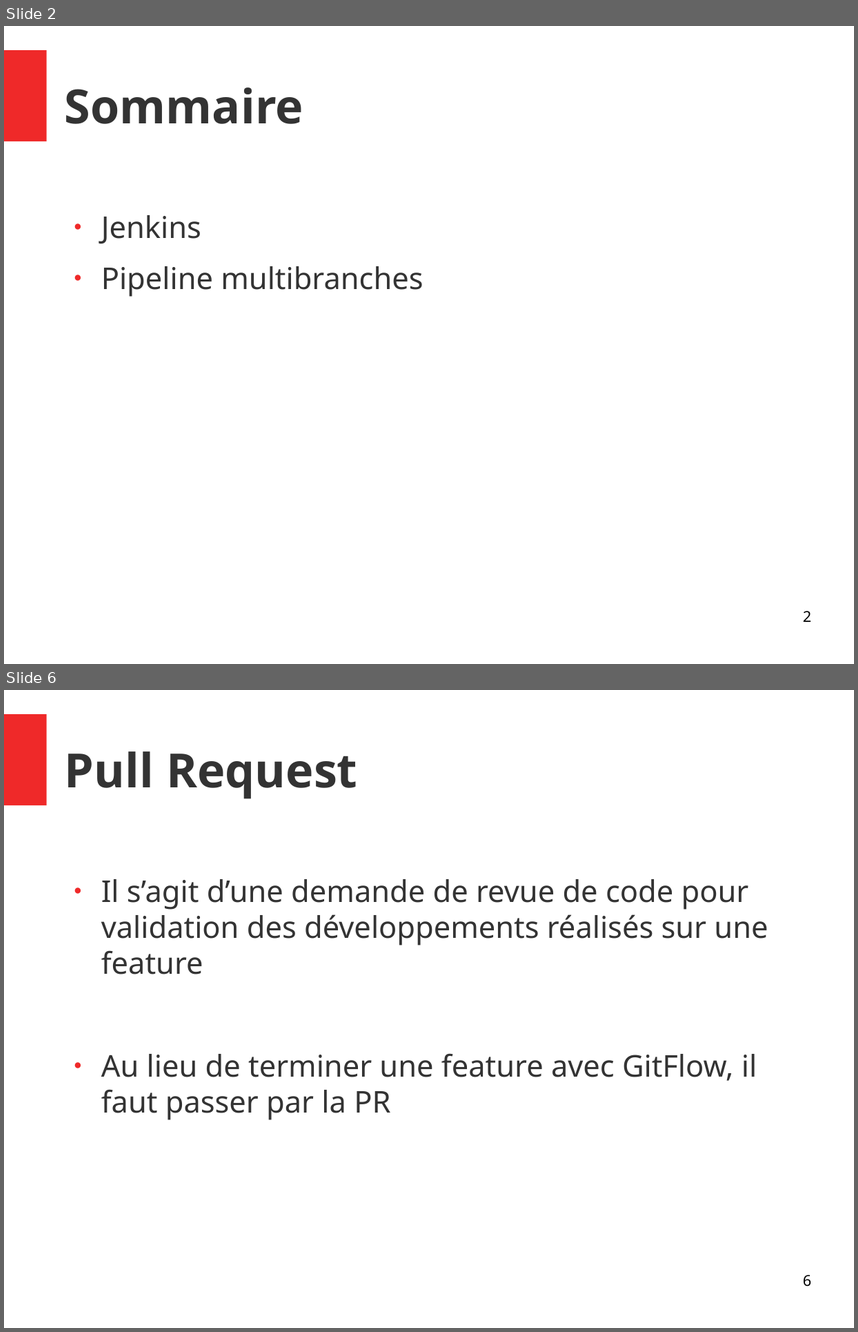
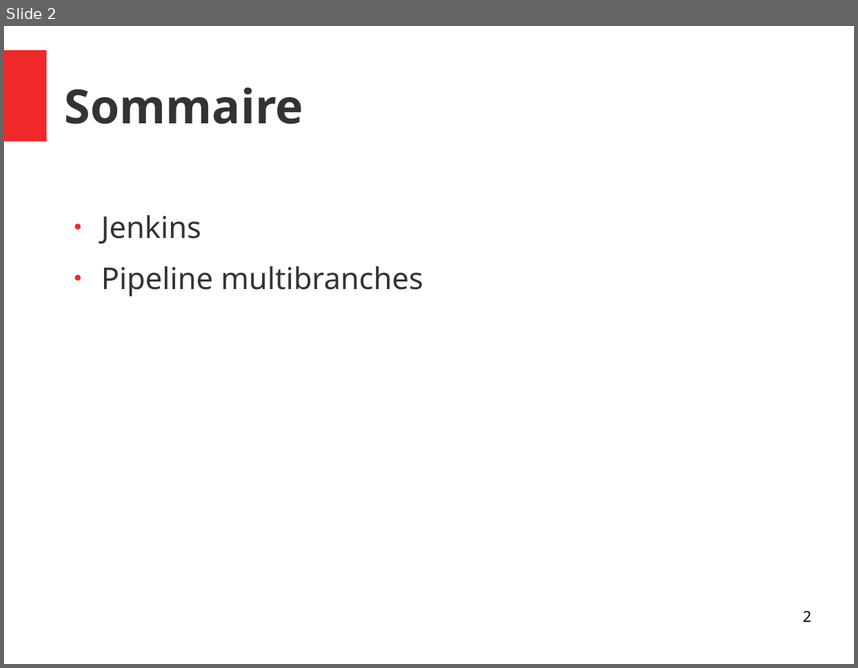
Before and after one commit to Yanoushka/angular-seed, a slide deck: docs/Focus intégration continue.odp. Shown one above the other, each under a label of ours: slides 2 and 6 before the commit, slide 2 after it; the slides between them are not shown. The pictures are 858x1332 and 858x668 pixels, drawn with LibreOffice and Linux fonts; fonts in the diff are those of the drawing. Boxes give left, top, right and bottom in pixels: in the first picture for what was removed or moved away, otherwise in the second. Text is boxed around its words. In the diff, an @@ line names an element or a change of style, - is before the commit and + after.

```diff
--- a/docs/Focus intégration continue.odp
+++ b/docs/Focus intégration continue.odp
@@ slide 6 removed at [4, 690, 854, 1328], background #FFFFFF; not listed: 1 template element that a slide beside it also shows @@
@@ title removed at [65, 751, 357, 799] @@
-Pull Request
@@ text removed at [101, 879, 768, 1120] @@
-● Il s’agit d’une demande de revue de code pour validation des développements réalisés sur une feature
-● Au lieu de terminer une feature avec GitFlow, il faut passer par la PR
@@ page number removed at [803, 1274, 811, 1286] @@
-6
```
Also in this commit, not shown: 3 slides added, 3 other slides removed.
